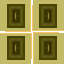
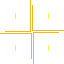
Comparing the layer stacks of the two 64x64 images. Changes:
added layer "Lighting" above "Mesh" over [0, 0, 64, 64]
hid "Mesh" over [0, 0, 64, 64]
hid "Door Basic" over [0, 0, 64, 64]
hid "Background" over [0, 0, 64, 64]
